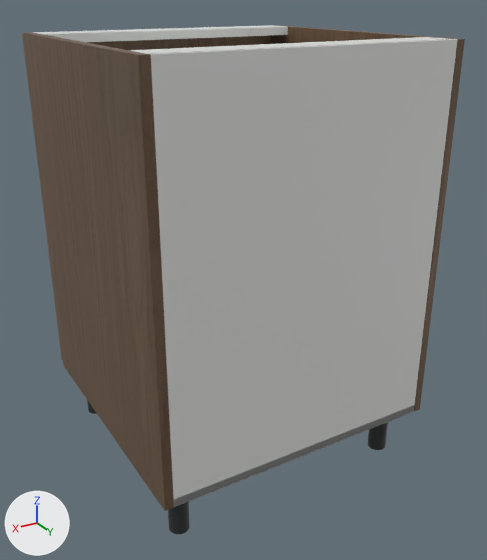
A saved change to the glTF model storefront/public/cabinet-inventory/models/oppein-pb-mso-3db24.glb.
One viewpoint serves both versions: a 50 mm camera at (0.97, 0.869, 0.955) aimed at (0.288, -0.267, 0.386). The lights are fixed; the arrows at lower left show +X, +Y and +Z. The picture after the commit comes second. Where no turn or scale is listed for an object, it has been applied to the vertices.

Objects in the first picture: 'Adjustable foot.002', 'Cabinet back', 'Cabinet bottom', 'Cabinet side', 'Cabinet side.001', 'Drawer front.002', 'Top support rail', 'Top support rail.001' and 4 more.
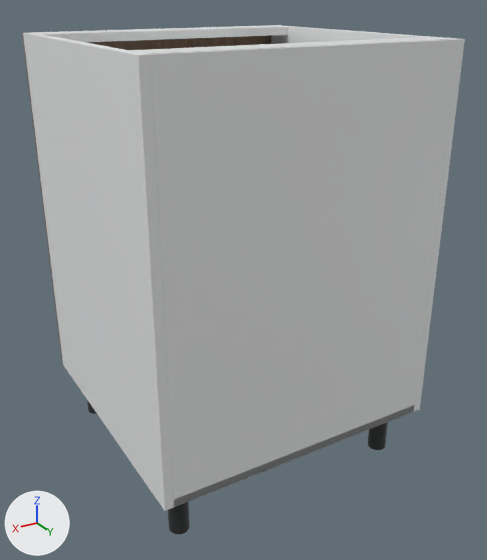
Boxes (x1, y1, x2, y2) around the edits, measured in the pictures (487 x 560 px):
'Cabinet side.001', recoloured (lighter)
    both: (23, 32, 174, 511)
'Cabinet side', recoloured
    both: (271, 25, 465, 411)

Diff of the bpy script that builds the scene:
```diff
--- a/storefront/public/cabinet-inventory/models/oppein-pb-mso-3db24.glb.py
+++ b/storefront/public/cabinet-inventory/models/oppein-pb-mso-3db24.glb.py
@@ mat_white_cabinet_carcass @@
+mat_white_cabinet_carcass = principled_material('White cabinet carcass')
+mat_white_cabinet_carcass.base_color = (0.82, 0.83, 0.835)  # white #eaebec
+mat_white_cabinet_carcass.roughness = 0.48
@@ me_cube @@
 me_cube.from_pydata(...)  # 56 vertices, 108 faces; spans x -0.009..0.009, y -0.293..0.293, z -0.381..0.381
-me_cube.materials.append(mat_supplier_finish___smoked_oak)
+me_cube.materials.append(mat_white_cabinet_carcass)  # white #eaebec
@@ me_cube_001 @@
 me_cube_001.from_pydata(...)  # 56 vertices, 108 faces; spans x -0.009..0.009, y -0.293..0.293, z -0.381..0.381
-me_cube_001.materials.append(mat_supplier_finish___smoked_oak)
+me_cube_001.materials.append(mat_white_cabinet_carcass)  # white #eaebec
```
